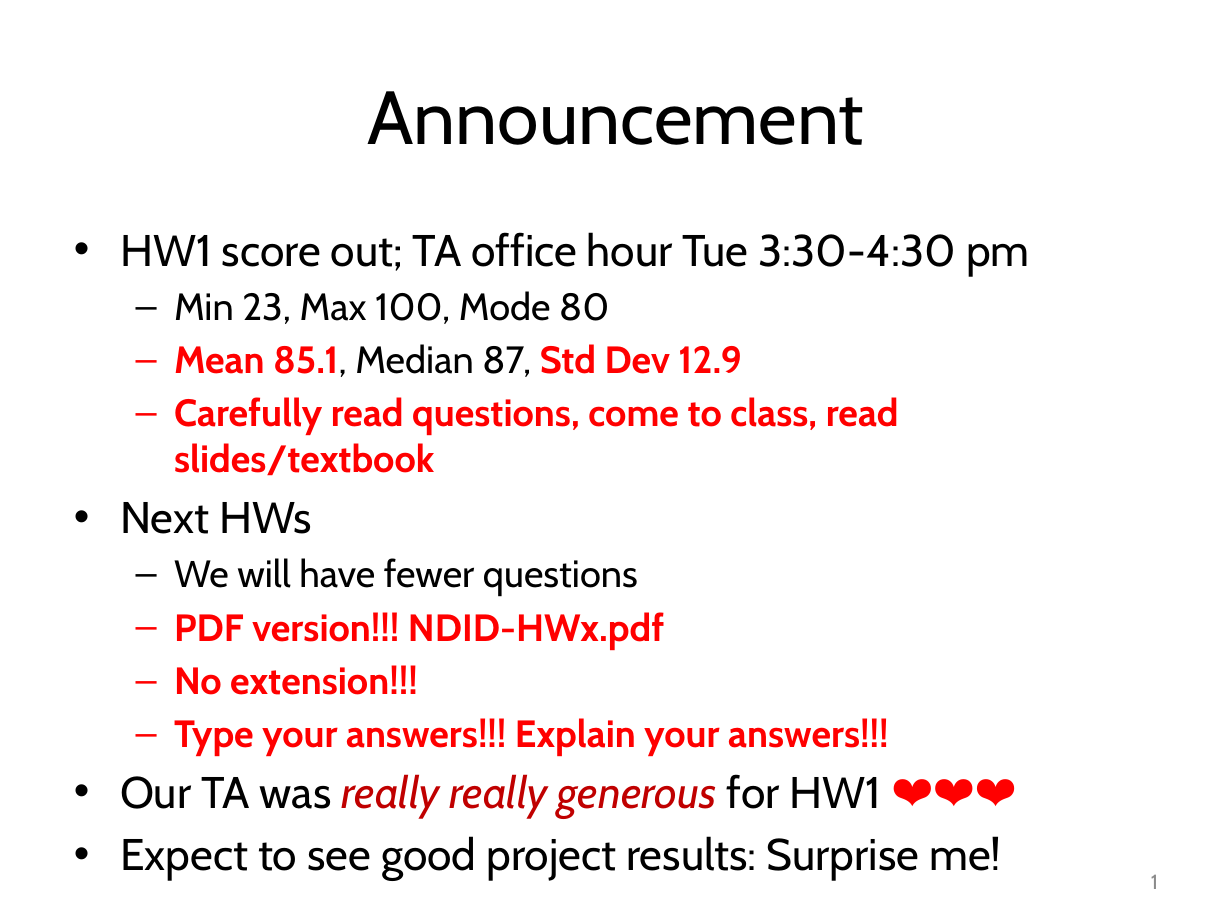
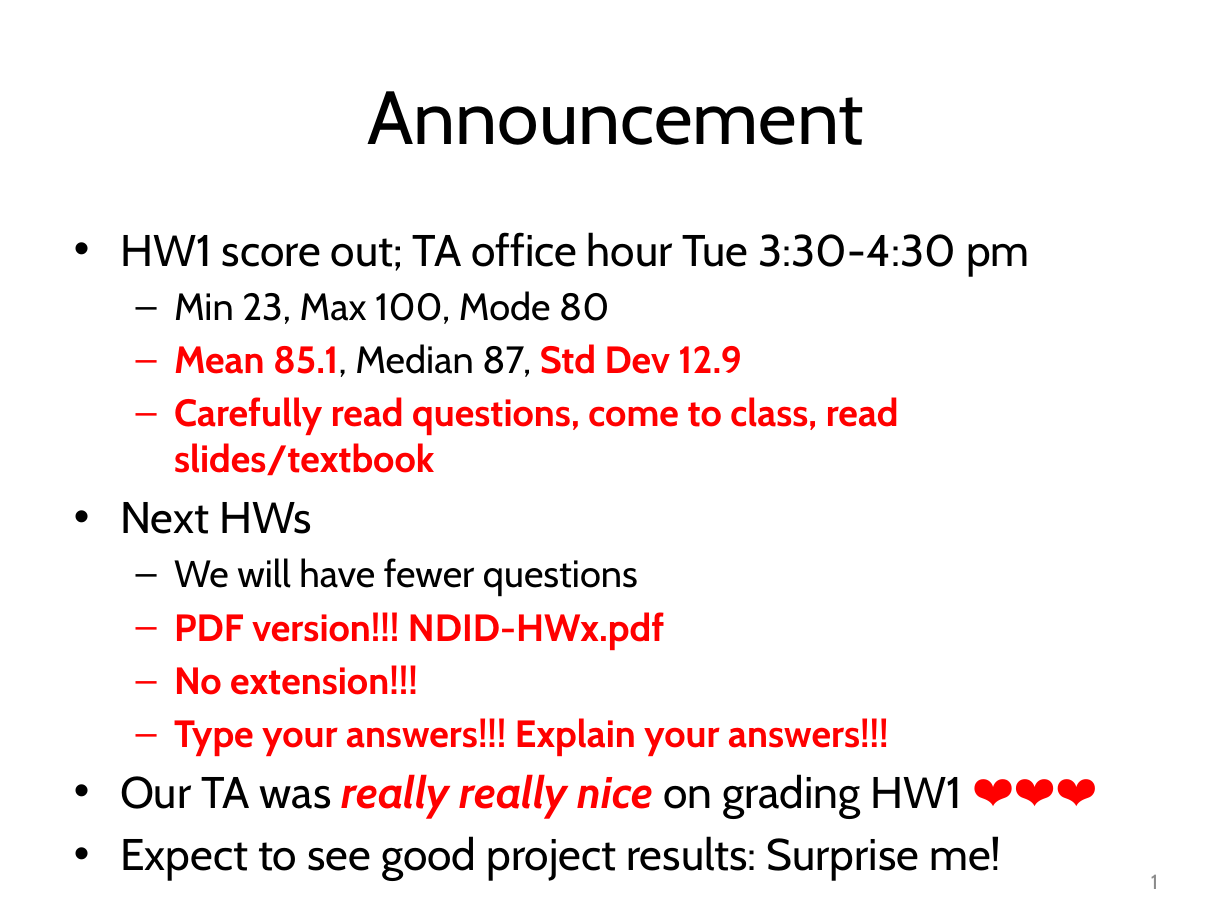
Before and after one commit to mjiang89/mjiang89.github.io, a slide deck: slide 1 of teaching/CSEx0647Fall17-09-DataWarehouse.pptx. Drawn at 1232x924 pixels with LibreOffice and Linux fonts; fonts in the diff are those of the drawing. Boxes give left, top, right and bottom in pixels: in the first picture for what was removed or moved away, otherwise in the second. Text is boxed around its words. In the diff, an @@ line names an element or a change of style, - is before the commit and + after.

```diff
--- a/teaching/CSEx0647Fall17-09-DataWarehouse.pptx
+++ b/teaching/CSEx0647Fall17-09-DataWarehouse.pptx
@@ text at (x1=120, y1=774, x2=962, y2=819): text changed; text colour #C00000 to #000000; italic off @@
-  • Our TA was really really generous for HW1 ❤❤❤
+  • Our TA was really really nice on grading HW1 ❤❤❤
```
Also in this commit, not shown: 1 slide added, 2 other files.
